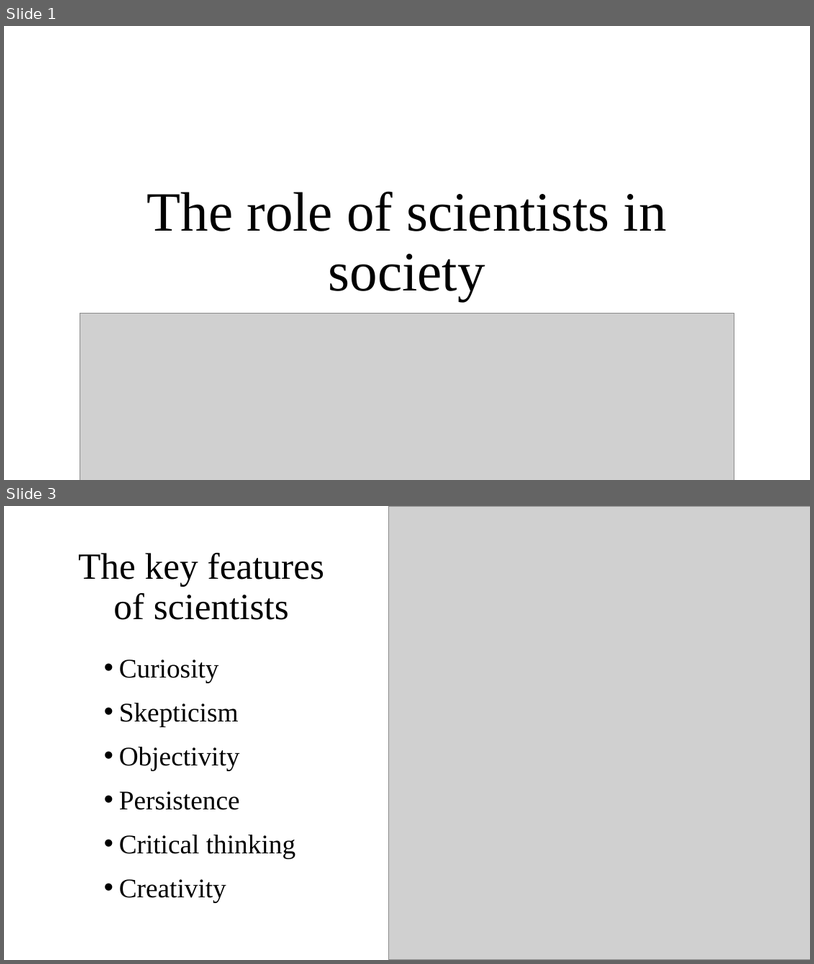
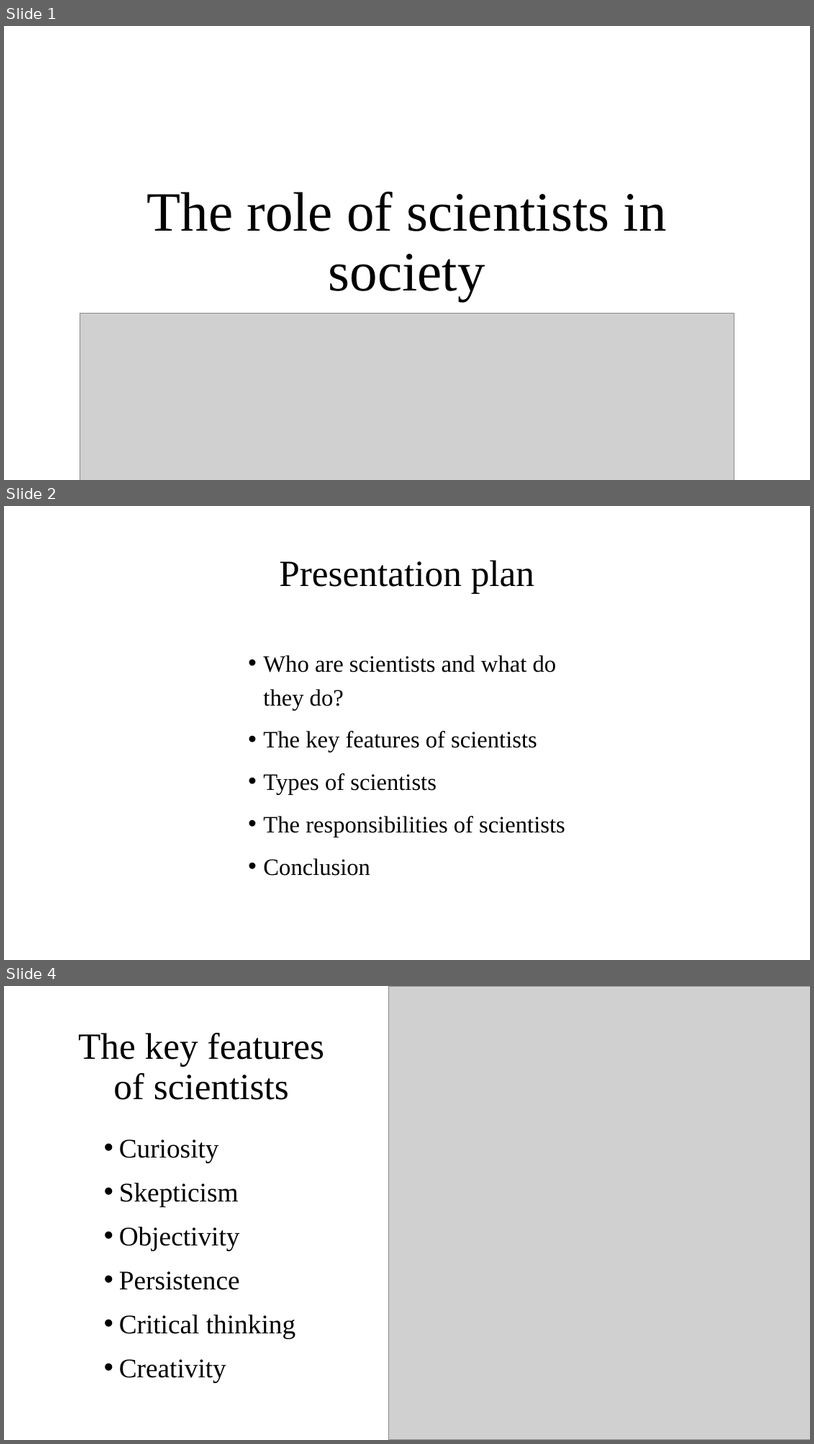
Before and after one commit to KeroDeep/Education, a slide deck: Novosibirsk_State_University/Английский язык/7 семестр/Homework/Scientists role in society.pptx. Shown one above the other, each under a label of ours: slides 1 and 3 before the commit, slides 1, 2 and 4 after it; the slides between them are not shown. The pictures are 814x964 and 814x1444 pixels, drawn with LibreOffice and Linux fonts; fonts in the diff are those of the drawing; grey boxes stand for pictures. Boxes give left, top, right and bottom in pixels: in the first picture for what was removed or moved away, otherwise in the second. Text is boxed around its words. In the diff, an @@ line names an element or a change of style, - is before the commit and + after.

```diff
--- a/Novosibirsk_State_University/Английский язык/7 семестр/Homework/Scientists role in society.pptx
+++ b/Novosibirsk_State_University/Английский язык/7 семестр/Homework/Scientists role in society.pptx
@@ slide 2 added at (4,506,810,960), background #FFFFFF @@
@@ title added at (279,560,535,593), 44 pt, text #000000 @@
+Presentation plan
@@ text added at (263,655,566,875), 28 pt, text #000000 @@
+• Who are scientists and what do they do?
+• The key features of scientists
+• Types of scientists
+• The responsibilities of scientists
+• Conclusion
@@ what was slide 3 is now slide 4 @@
```
Also in this commit, not shown: 1 slide changed, 1 other slide added, 7 other files.
